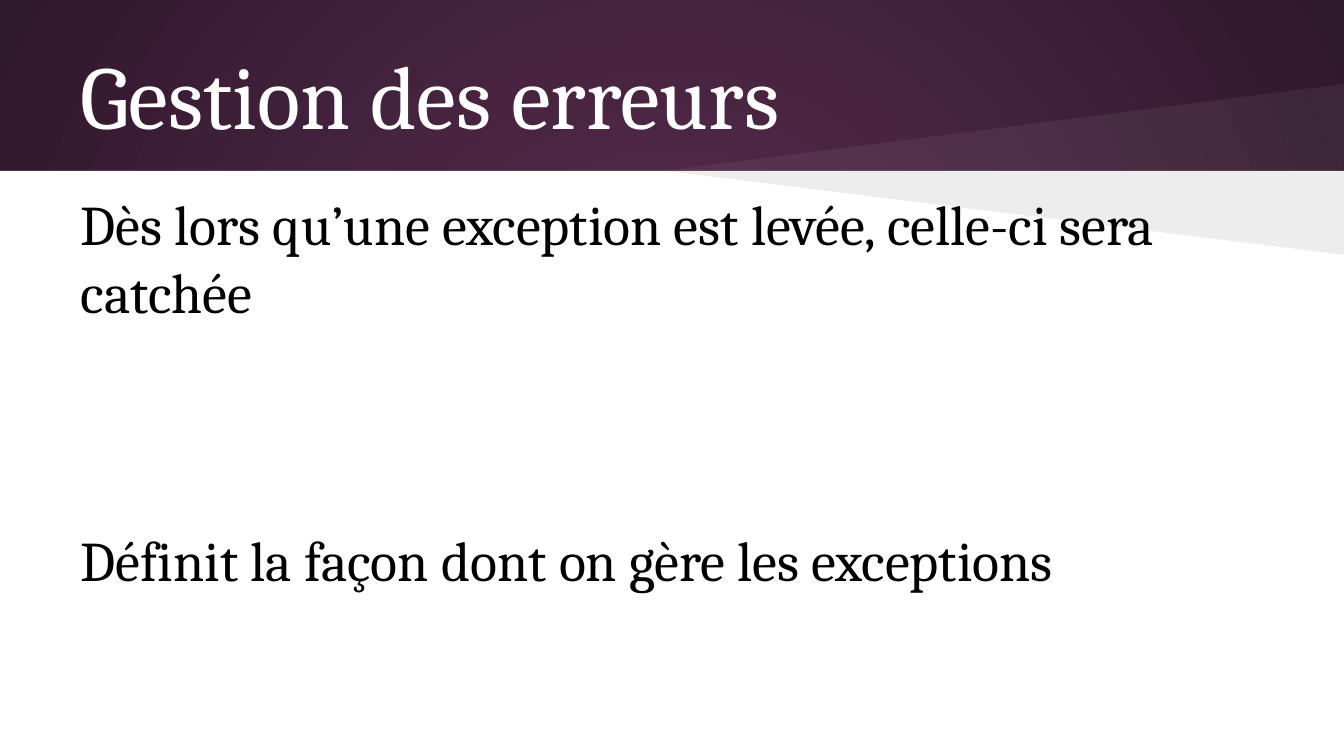
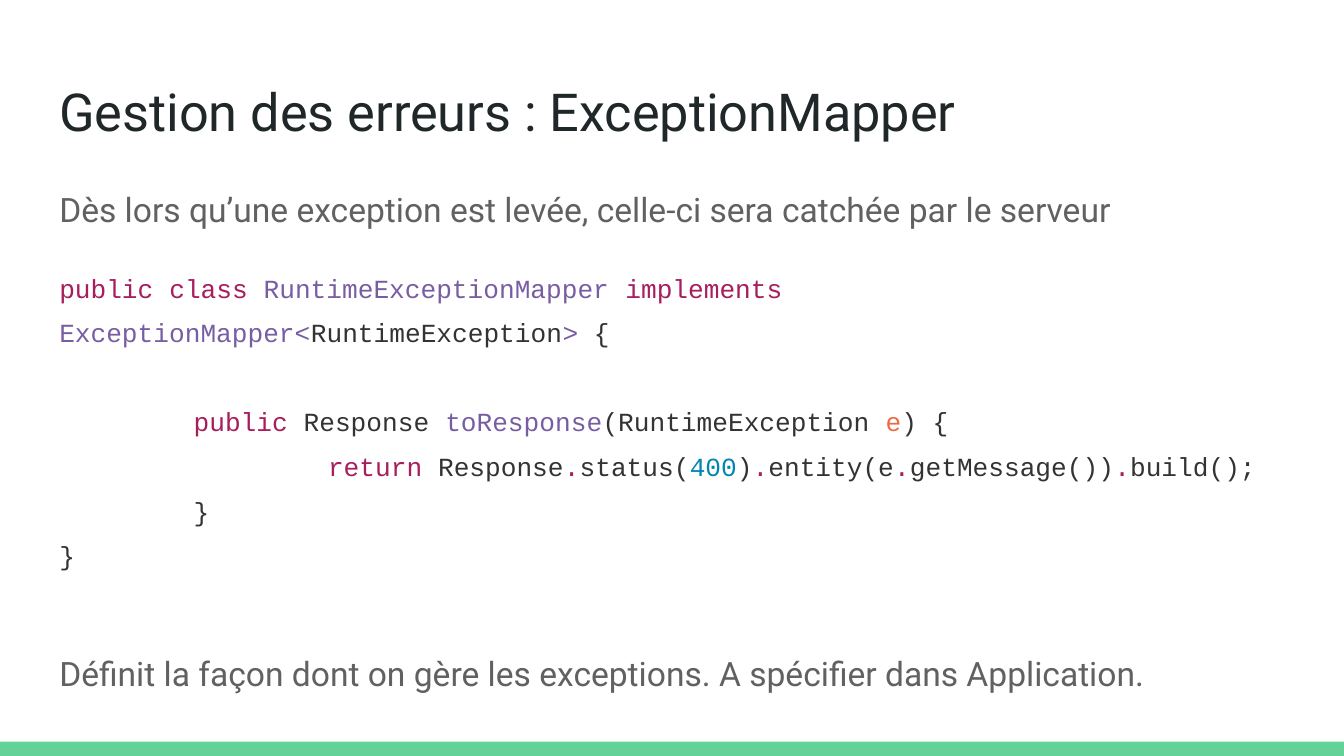
Before and after one commit to olivier-pitton/dant, a slide deck: slide 33 of jaxrs/Cours JAX-RS.pptx (slide 36 before the commit). Drawn at 1344x756 pixels with LibreOffice and Linux fonts; fonts in the diff are those of the drawing. Boxes give left, top, right and bottom in pixels: in the first picture for what was removed or moved away, otherwise in the second. Text is boxed around its words. In the diff, an @@ line names an element or a change of style, - is before the commit and + after.

```diff
--- a/jaxrs/Cours JAX-RS.pptx
+++ b/jaxrs/Cours JAX-RS.pptx
@@ background gradient #592D50 to #30182B to #FFFFFF @@
@@ title "Gestion des erreurs : ExceptionMapper" at (59, 91, 956, 142): vertical alignment middle to top @@
@@ freeform shape removed at (665, 83, 1344, 171) @@
@@ title at (59, 91, 956, 142): text changed; size 48 to 28 pt; font Cambria to Roboto; text colour #FFFFFF to #202729 @@
-Gestion des erreurs
+Gestion des erreurs : ExceptionMapper
@@ rectangle removed at (0, 171, 1344, 755) @@
@@ freeform shape removed at (665, 171, 1344, 254) @@
@@ text at (59, 197, 1256, 693): text changed; size 30 to 14 pt; font Cambria to Courier New; text colour #000000 to #616161 @@
-Dès lors qu’une exception est levée, celle-ci sera catchée
-Définit la façon dont on gère les exceptions
+Dès lors qu’une exception est levée, celle-ci sera catchée par le serveur
+public class RuntimeExceptionMapper implements ExceptionMapper<RuntimeException> {
+public Response toResponse(RuntimeException e) {
+return Response.status(400).entity(e.getMessage()).build();
+}
+}
+Définit la façon dont on gère les exceptions. A spécifier dans Application.
@@ rectangle added at (0, 742, 1344, 756), fill #63D297 @@
```
Also in this commit, not shown: 30 other slides changed, 3 slides added, 7 slides removed, 13 other files.
